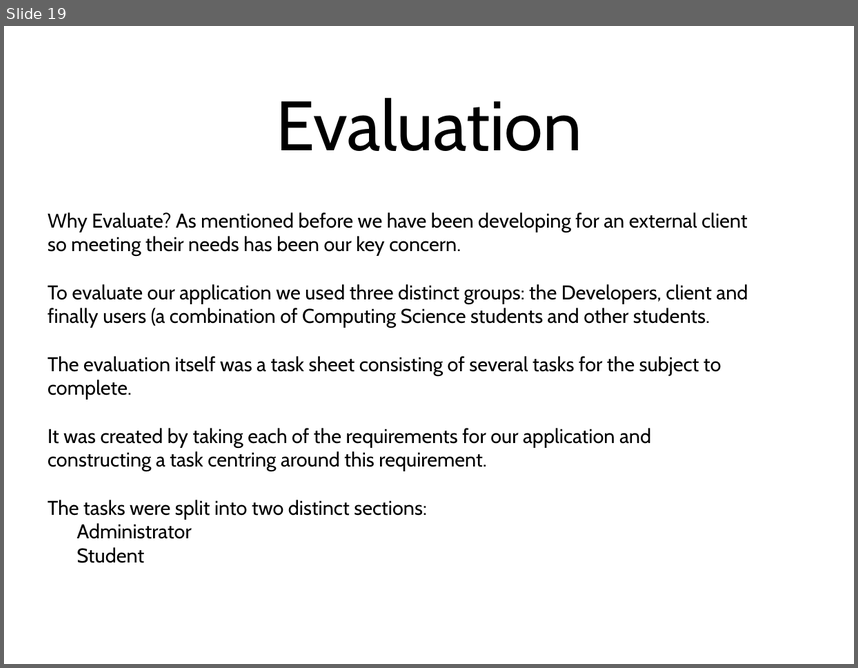
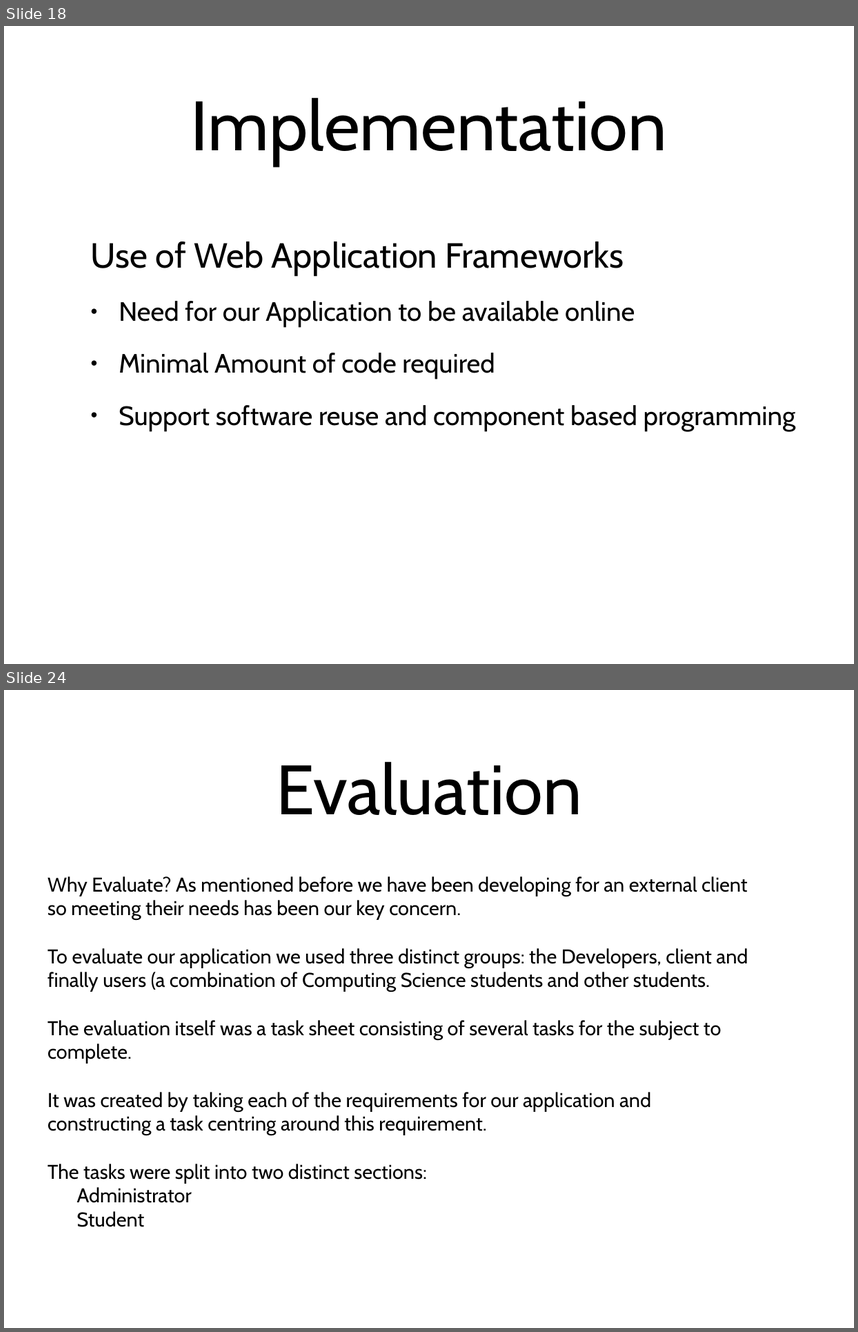
Before and after one commit to Stringsy/team-project, a slide deck: Documentation/Team V Project Presentation.ppt. Shown one above the other, each under a label of ours: slide 19 before the commit, slides 18 and 24 after it; the slides between them are not shown. The pictures are 858x668 and 858x1332 pixels, drawn with LibreOffice and Linux fonts; fonts in the diff are those of the drawing. Boxes give left, top, right and bottom in pixels: in the first picture for what was removed or moved away, otherwise in the second. Text is boxed around its words. In the diff, an @@ line names an element or a change of style, - is before the commit and + after.

Commit message:
Added implementation section

```diff
--- a/Documentation/Team V Project Presentation.ppt
+++ b/Documentation/Team V Project Presentation.ppt
@@ slide 18 added at [4, 26, 854, 664], background #FFFFFF @@
@@ title added at [191, 98, 667, 165], 84 pt, text #000000 @@
+Implementation
@@ text added at [90, 241, 796, 431], 32 pt, text #000000 @@
+Use of Web Application Frameworks
+● Need for our Application to be available online
+● Minimal Amount of code required
+● Support software reuse and component based programming
@@ what was slide 19 is now slide 24 @@
```
Also in this commit, not shown: 5 other slides added, 1 slide removed.
